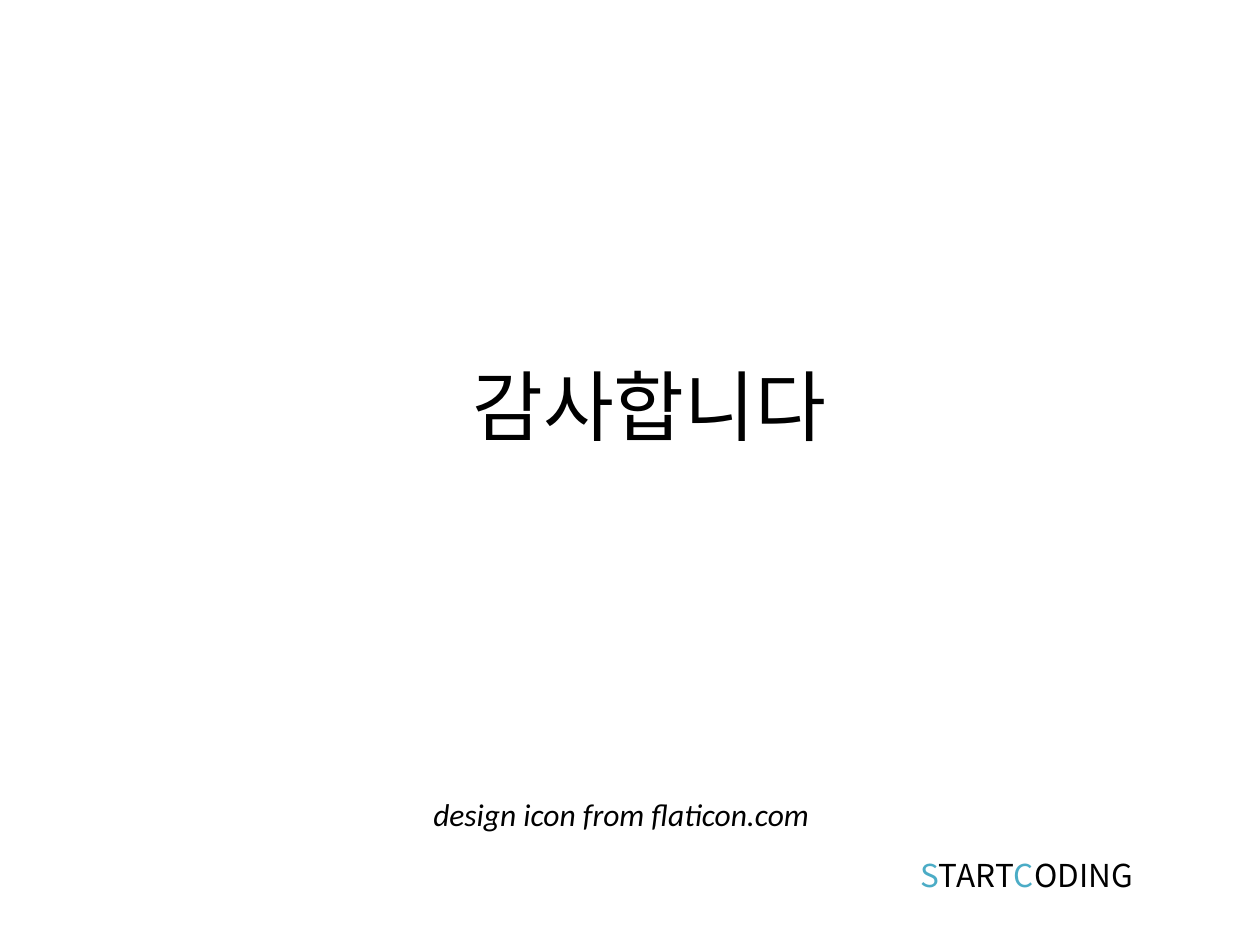
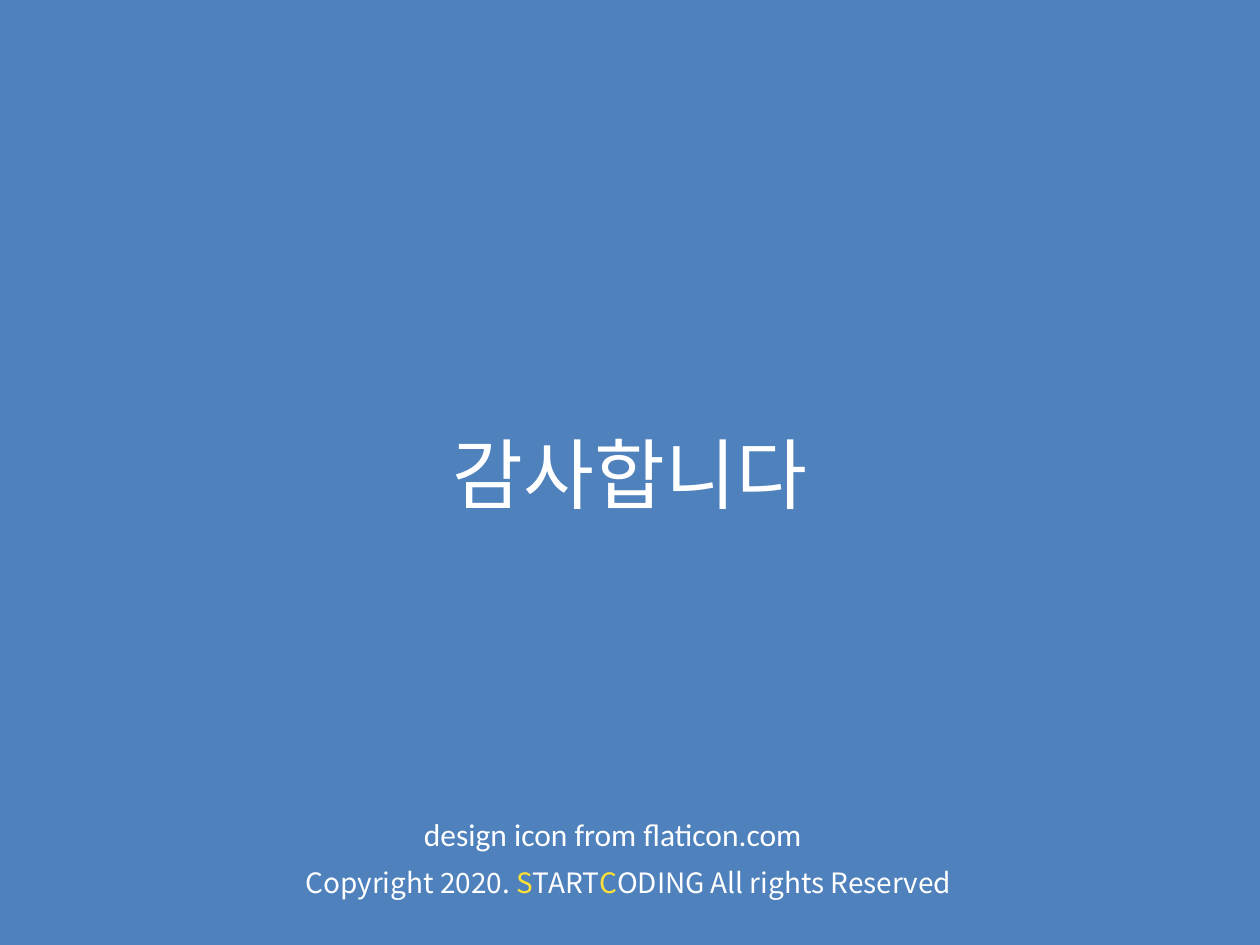
Before and after one commit to kwonkijun/python, a slide deck: slide 21 of 파이썬기초(PPT)/파이썬 기초 7강_반복문.pptx (slide 17 before the commit). Drawn at 1260x945 pixels with LibreOffice and Linux fonts; fonts in the diff are those of the drawing. Boxes give left, top, right and bottom in pixels: in the first picture for what was removed or moved away, otherwise in the second. Text is boxed around its words. In the diff, an @@ line names an element or a change of style, - is before the commit and + after.

```diff
--- a/파이썬기초(PPT)/파이썬 기초 7강_반복문.pptx
+++ b/파이썬기초(PPT)/파이썬 기초 7강_반복문.pptx
@@ background #FFFFFF to #4F81BD @@
@@ text "감사합니다" moved from (x1=472, y1=370, x2=826, y2=441) to (x1=453, y1=438, x2=807, y2=509) @@
@@ text "감사합니다" at (x1=453, y1=438, x2=807, y2=509): text colour #000000 to #FFFFFF @@
@@ text "design icon from flaticon.com" moved from (x1=433, y1=804, x2=808, y2=832) to (x1=424, y1=824, x2=801, y2=852) @@
@@ text "design icon from flaticon.com" at (x1=424, y1=824, x2=801, y2=852): text colour #000000 to #FFFFFF, italic off @@
@@ text at (x1=306, y1=870, x2=951, y2=900): text changed; size 18 to 16 pt; text colour #000000 to #FFFFFF @@
-STARTCODING
+Copyright 2020. STARTCODING All rights Reserved
```
Also in this commit, not shown: 1 other slide changed, 19 slides added, 15 slides removed, 15 other files.
